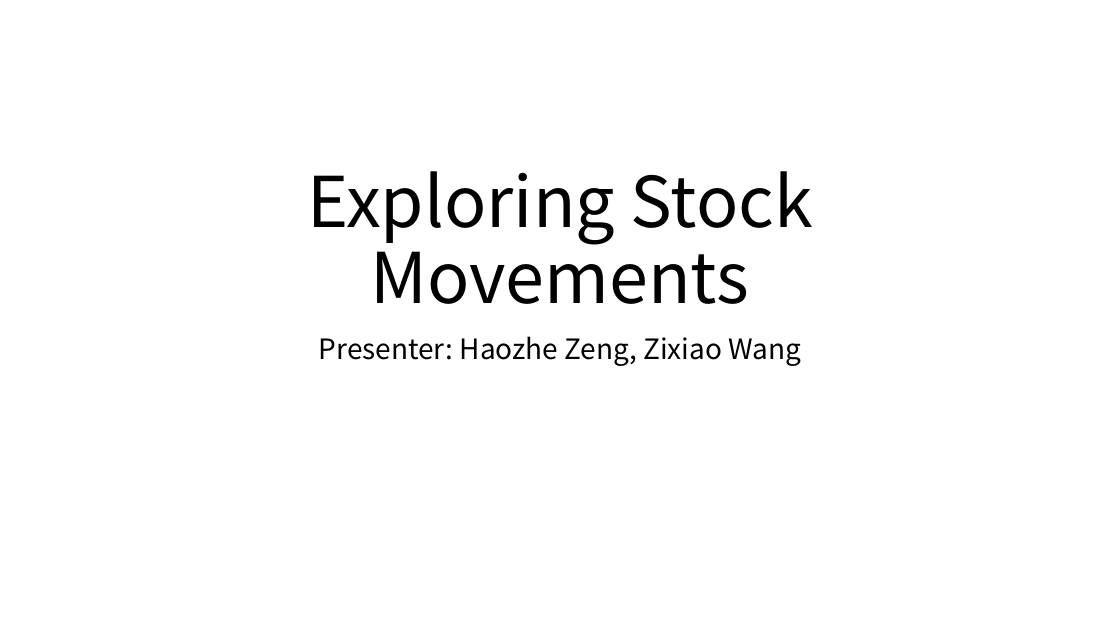
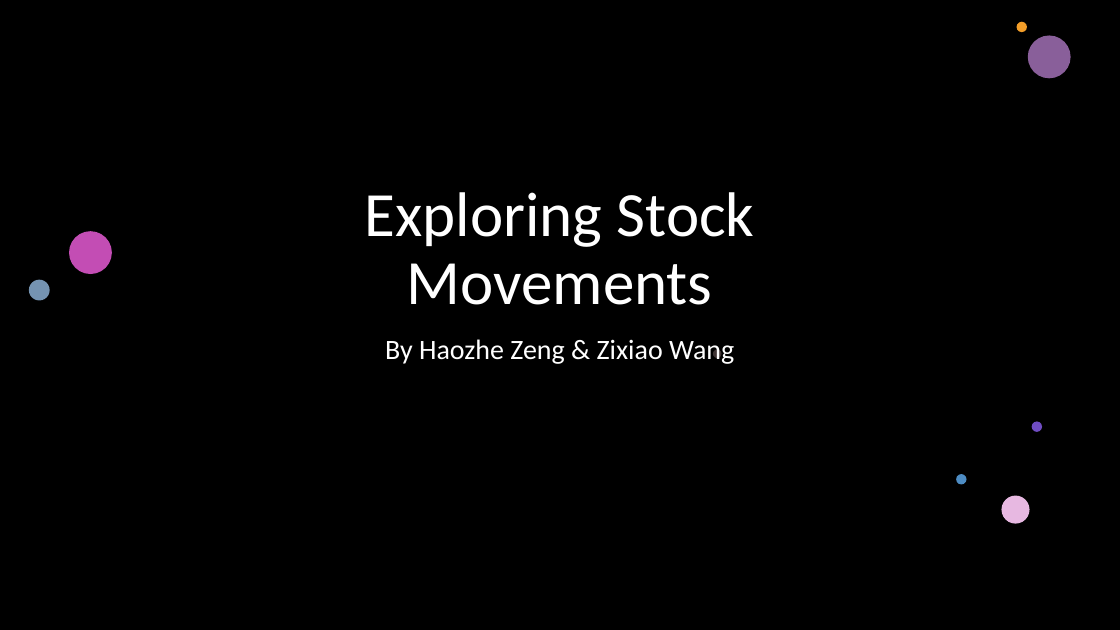
Before and after one commit to howie-zeng/Analyzing-Retail-Sentiment-and-Detecting-Trading-Signals, a slide deck: slide 1 of Presentation.pptx. Drawn at 1120x630 pixels with LibreOffice and Linux fonts; fonts in the diff are those of the drawing; background and template pictures are left out; a plain dark background stands for a picture behind light text. Boxes give left, top, right and bottom in pixels: in the first picture for what was removed or moved away, otherwise in the second. Text is boxed around its words. In the diff, an @@ line names an element or a change of style, - is before the commit and + after.

```diff
--- a/Presentation.pptx
+++ b/Presentation.pptx
@@ background #FFFFFF to picture (left out) @@
@@ rectangle added at <box>0,0,1120,630</box>, fill #000000 @@
@@ title "Exploring Stock Movements": place and size @@
-title "Exploring Stock Movements" at <box>307,171,813,304</box>
+title "Exploring Stock Movements" at <box>365,192,755,305</box>
@@ title "Exploring Stock Movements" at <box>365,192,755,305</box>: size 60 to 54 pt, font Noto Sans CJK SC to Calibri, text colour #000000 to #FFFFFF @@
@@ subtitle at <box>385,339,734,364</box>: text changed; font Noto Sans CJK SC to Calibri; text colour #000000 to #FFFFFF @@
-Presenter: Haozhe Zeng, Zixiao Wang
+By Haozhe Zeng & Zixiao Wang
@@ group added at <box>29,22,1071,523</box>: 8 ellipses @@
@@ group added at <box>0,0,1120,630</box>: 4 freeform shapes @@
```
Also in this commit, not shown: 7 slides added, 1 other file.
